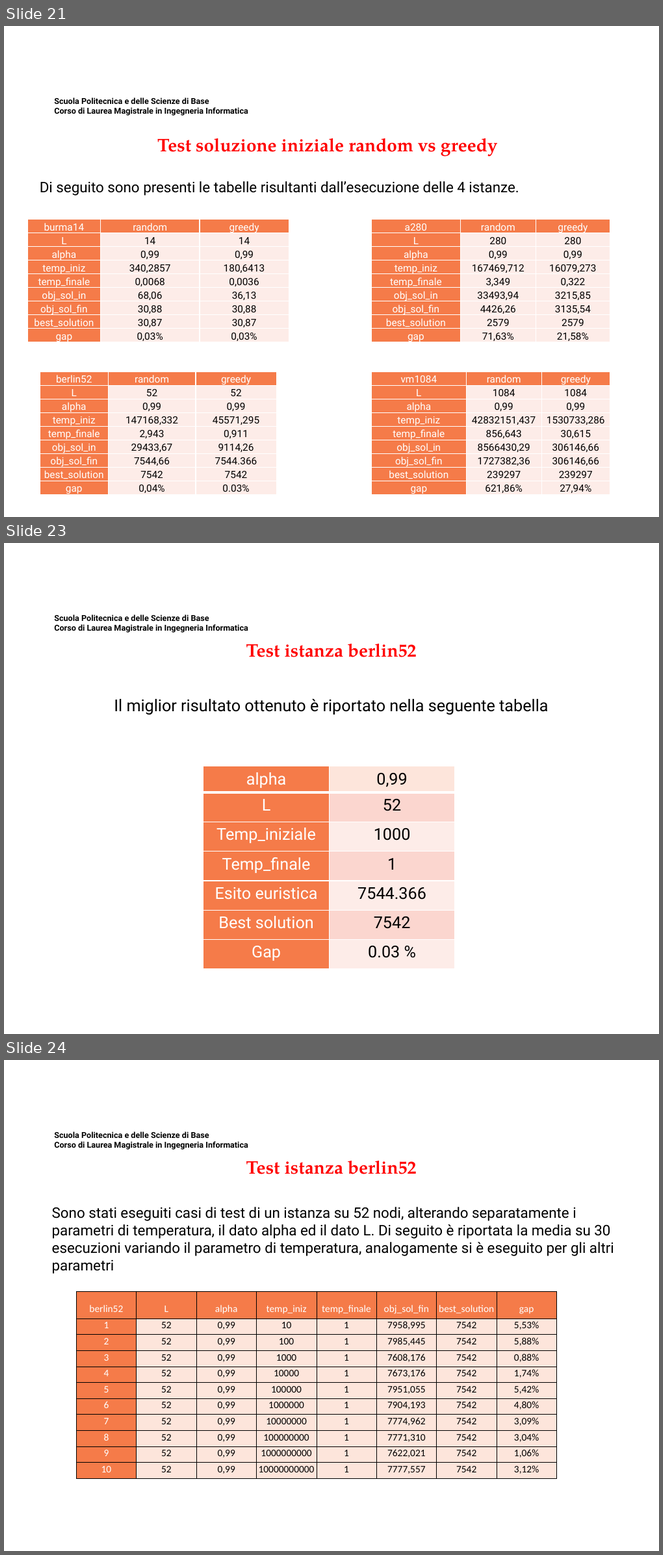
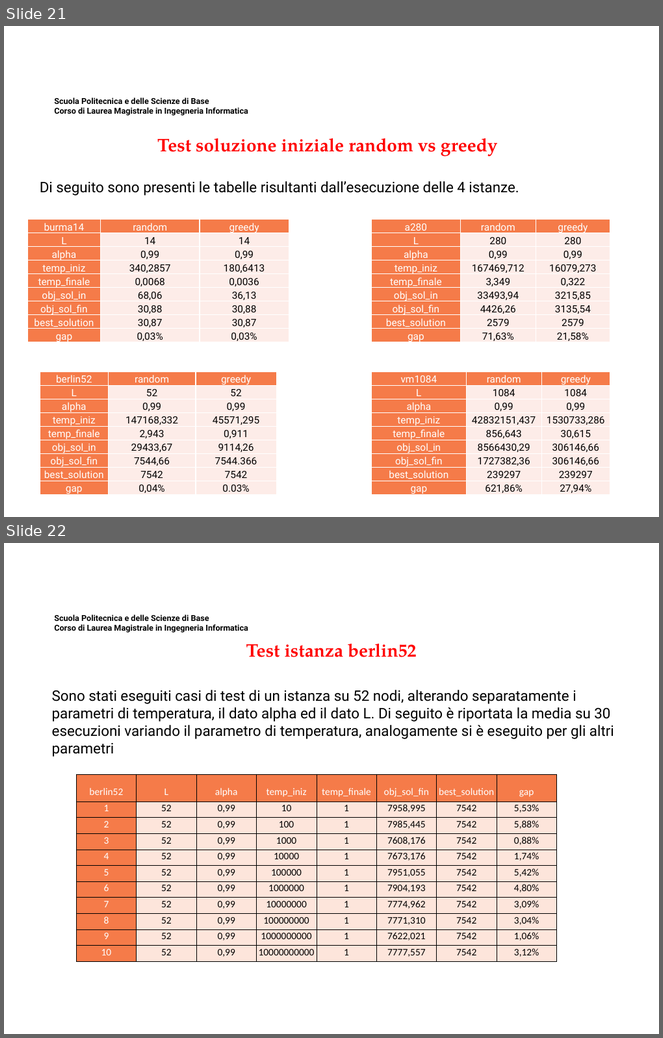
Before and after one commit to MicheleMaresca98/TSP-SimulatedAnnealing, a slide deck: Presentazione Elaborato Ricerca Operativa.pptx. Shown one above the other, each under a label of ours: slides 21, 23 and 24 before the commit, slides 21 and 22 after it; the slides between them are not shown. The pictures are 663x1555 and 663x1038 pixels, drawn with LibreOffice and Linux fonts; fonts in the diff are those of the drawing; background and template pictures are left out. Boxes give left, top, right and bottom in pixels: in the first picture for what was removed or moved away, otherwise in the second. Text is boxed around its words. In the diff, an @@ line names an element or a change of style, - is before the commit and + after.

Commit message:
Correzione slide, verifica valori delle slide per istanza vm1084 con L = 1084

```diff
--- a/Presentazione Elaborato Ricerca Operativa.pptx
+++ b/Presentazione Elaborato Ricerca Operativa.pptx
@@ slide 23 removed at [4,543,659,1034], background #FFFFFF; not listed: 1 template element that a slide beside it also shows @@
@@ text removed at [246,644,417,657] @@
-Test istanza berlin52
@@ text removed at [114,699,548,715] @@
-Il miglior risultato ottenuto è riportato nella seguente tabella
@@ table removed at [203,767,455,969], 7 rows, 2 columns @@
-alpha | 0,99
-L | 52
-Temp_iniziale | 1000
-Temp_finale | 1
-Esito euristica | 7544.366
-Best solution | 7542
-Gap | 0.03 %
@@ what was slide 24 is now slide 22 @@
```
Also in this commit, not shown: 5 slides changed, 1 other slide removed, 2 other files.
